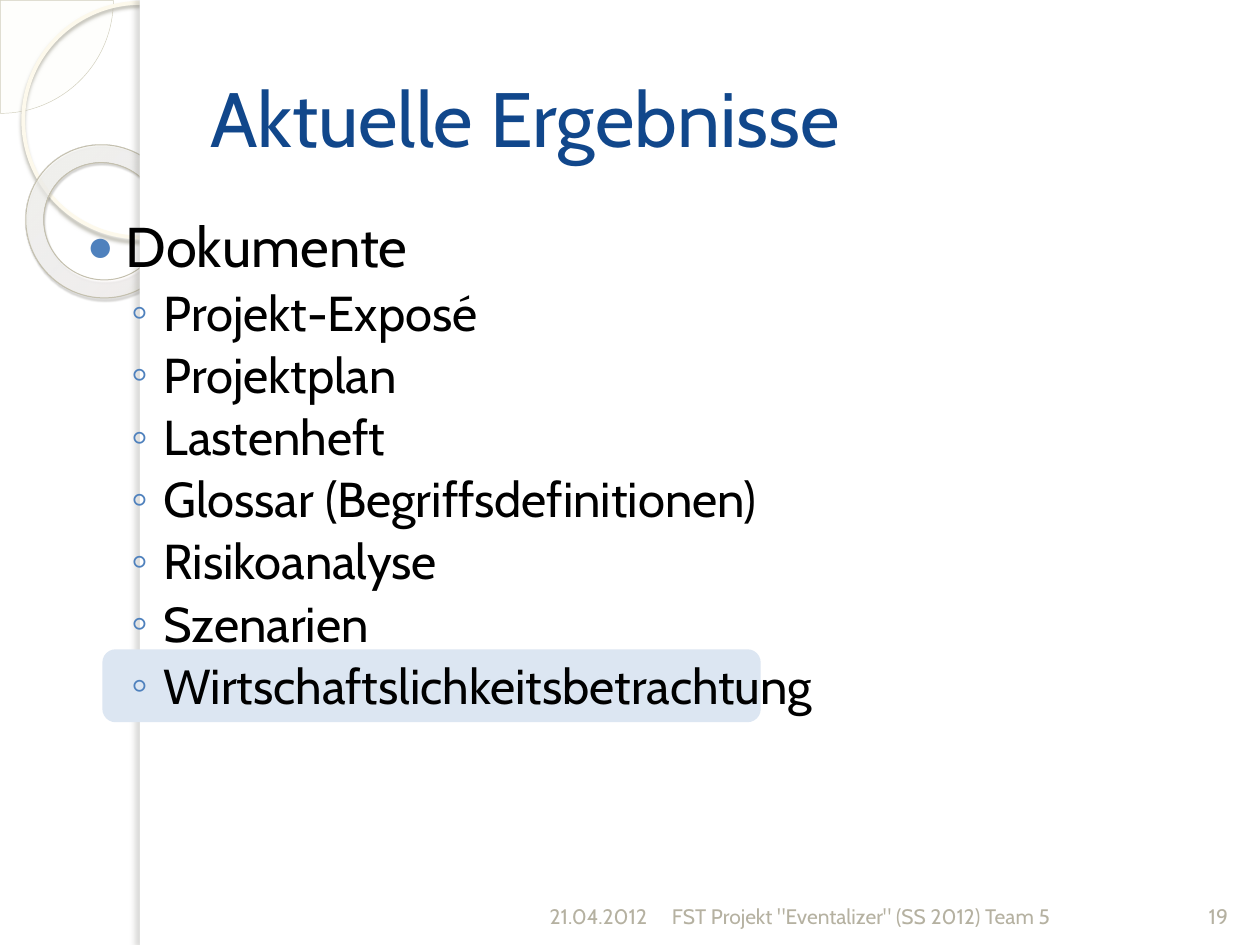
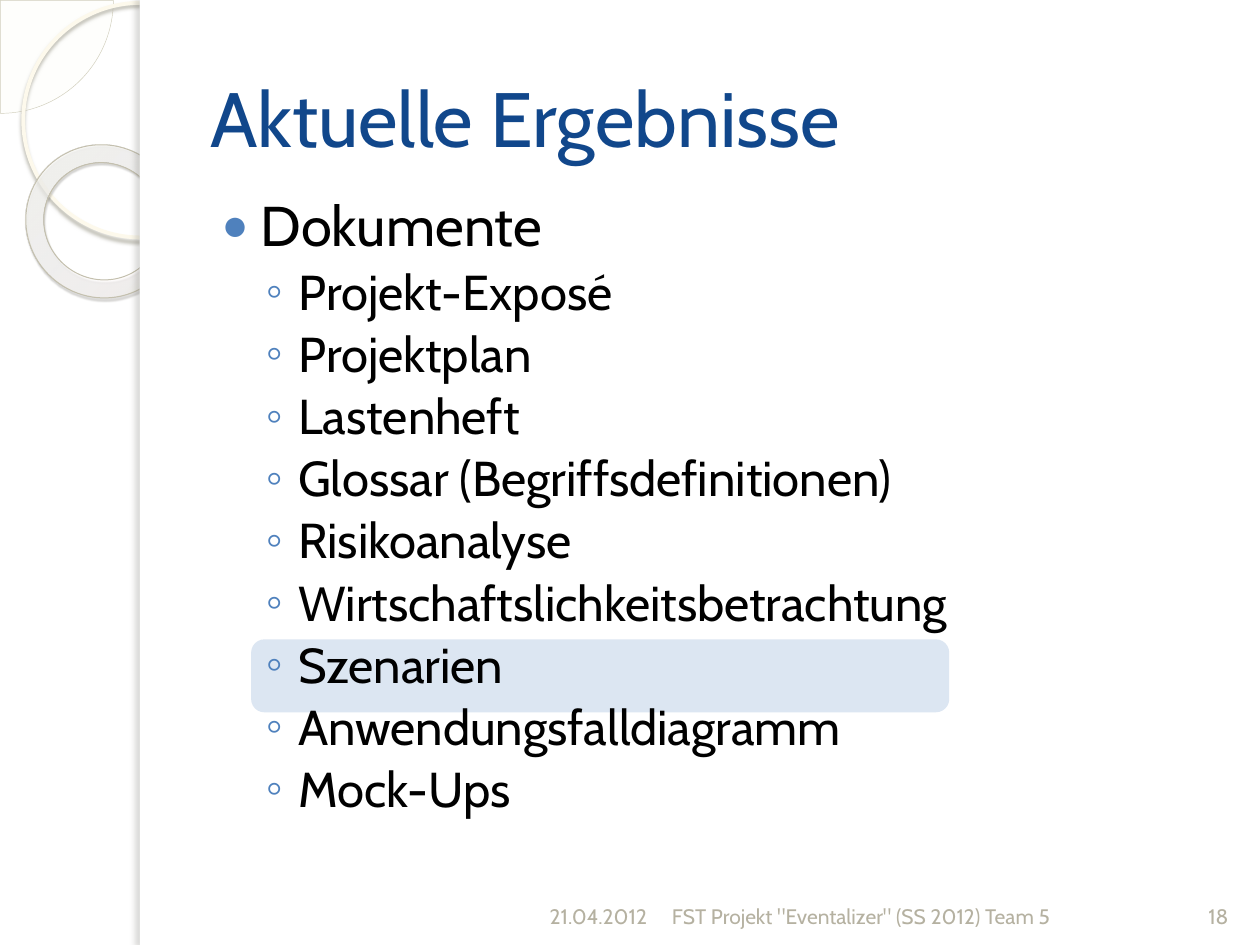
Before and after one commit to silkslostsoul/Eventalizer, a slide deck: slide 18 of Dokumente/Zwischenstand zum 2012-04-21_v2.pptx (slide 19 before the commit). Drawn at 1260x945 pixels with LibreOffice and Linux fonts; fonts in the diff are those of the drawing; background and template pictures are left out. Boxes give left, top, right and bottom in pixels: in the first picture for what was removed or moved away, otherwise in the second. Text is boxed around its words. In the diff, an @@ line names an element or a change of style, - is before the commit and + after.

```diff
--- a/Dokumente/Zwischenstand zum 2012-04-21_v2.pptx
+++ b/Dokumente/Zwischenstand zum 2012-04-21_v2.pptx
@@ text "Dokumente" moved from (x1=126, y1=225, x2=813, y2=715) to (x1=261, y1=204, x2=947, y2=818) @@
@@ text at (x1=298, y1=584, x2=947, y2=632): paragraph added @@
+  ◦ Wirtschaftslichkeitsbetrachtung
@@ rounded rectangle resized from (x1=105, y1=651, x2=760, y2=721) to (x1=253, y1=641, x2=948, y2=711) @@
@@ text at (x1=298, y1=708, x2=840, y2=818): text changed @@
-  ◦ Wirtschaftslichkeitsbetrachtung
+  ◦ Anwendungsfalldiagramm
+  ◦ Mock-Ups
@@ page number at (x1=1208, y1=909, x2=1228, y2=924): text changed @@
-19
+18
```
Also in this commit, not shown: 20 other slides changed, 3 slides removed, 5 other files.
